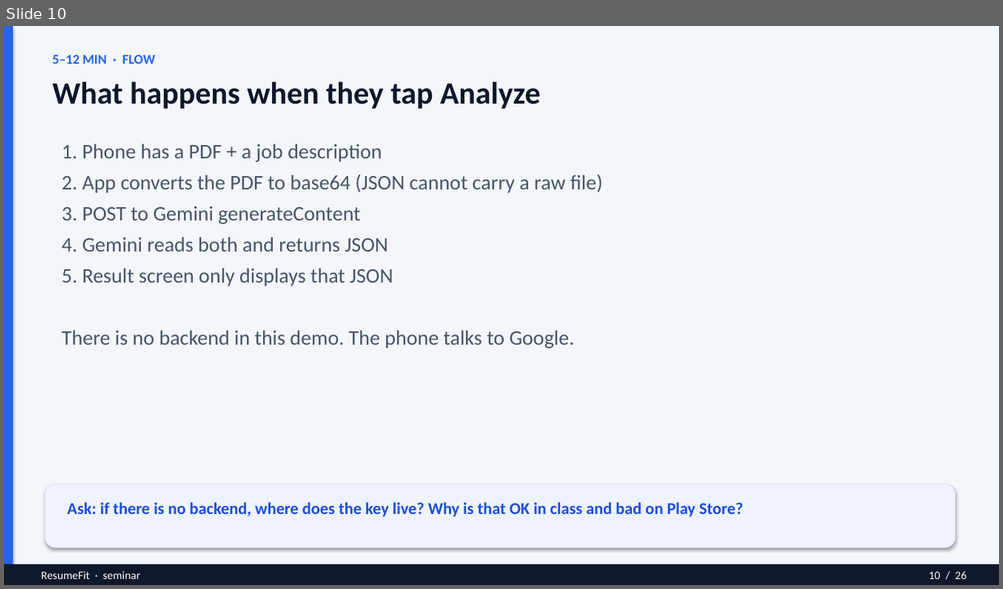
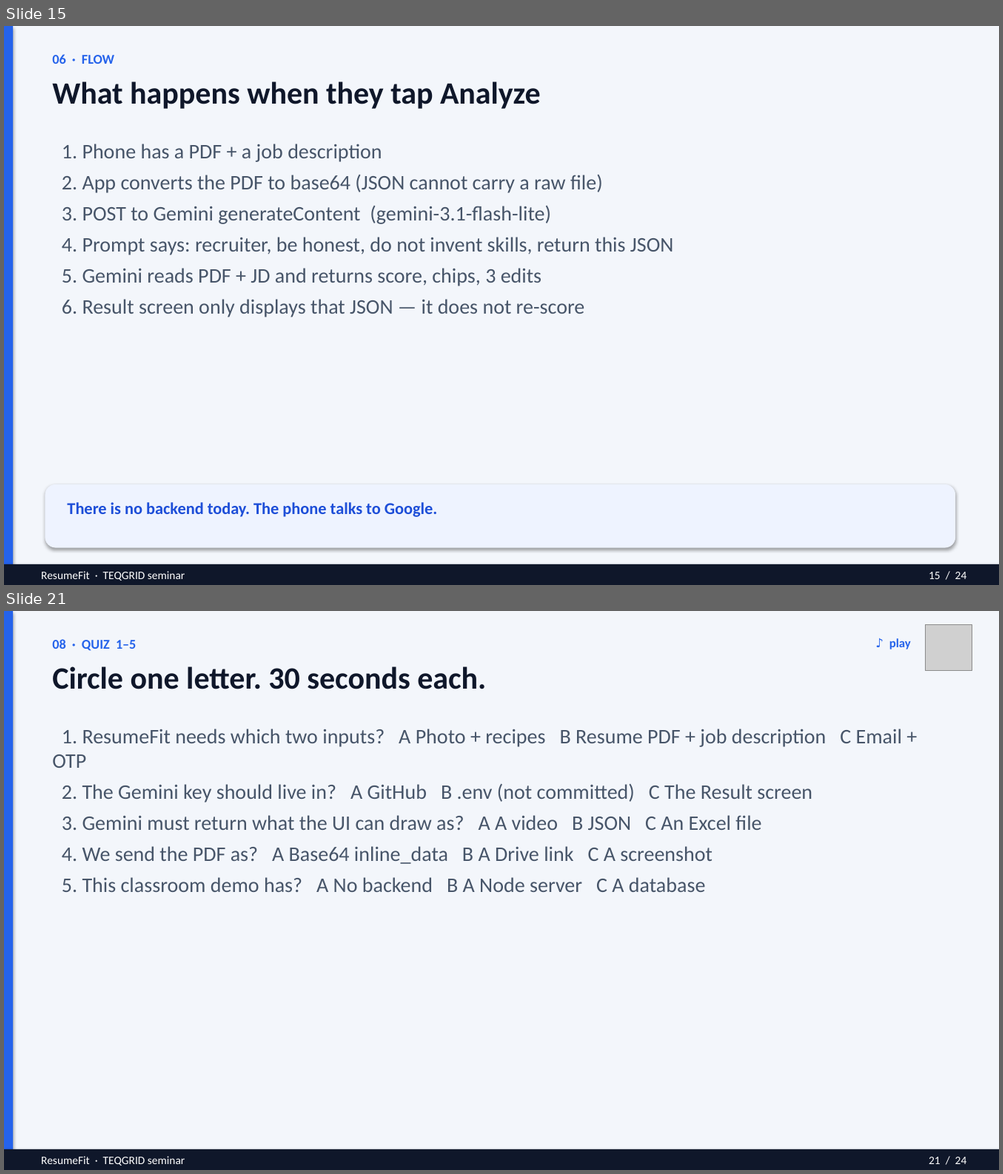
Before and after one commit to Aishwaryaofficial/resume-fit, a slide deck: ResumeFit-Seminar.pptx. Shown one above the other, each under a label of ours: slide 10 before the commit, slides 15 and 21 after it; the slides between them are not shown. The pictures are 1003x589 and 1003x1174 pixels, drawn with LibreOffice and Linux fonts; fonts in the diff are those of the drawing; grey boxes stand for pictures. Boxes give left, top, right and bottom in pixels: in the first picture for what was removed or moved away, otherwise in the second. Text is boxed around its words. In the diff, an @@ line names an element or a change of style, - is before the commit and + after.

```diff
--- a/ResumeFit-Seminar.pptx
+++ b/ResumeFit-Seminar.pptx
@@ slide 21 added at [4, 611, 999, 1170], background #FFFFFF @@
@@ rectangle added at [4, 611, 999, 1170], fill #F3F6FB @@
@@ rectangle added at [4, 611, 13, 1170], fill #2563EB @@
@@ picture added at [925, 624, 972, 671] @@
@@ text added at [52, 639, 136, 651], 13 pt, text #2563EB, bold @@
+08 · QUIZ 1–5
@@ text added at [889, 638, 910, 649], 12 pt, text #2563EB, bold @@
+♪ play
@@ text added at [52, 667, 486, 689], 30 pt, text #0F172A, bold @@
+Circle one letter. 30 seconds each.
@@ text added at [52, 729, 902, 892], 20 pt, text #475569 @@
+1. ResumeFit needs which two inputs? A Photo + recipes B Resume PDF + job description C Email + OTP
+2. The Gemini key should live in? A GitHub B .env (not committed) C The Result screen
+3. Gemini must return what the UI can draw as? A A video B JSON C An Excel file
+4. We send the PDF as? A Base64 inline_data B A Drive link C A screenshot
+5. This classroom demo has? A No backend B A Node server C A database
@@ rectangle added at [4, 1150, 999, 1170], fill #0F172A @@
@@ text added at [41, 1156, 185, 1166], 11 pt, text #FFFFFF @@
+ResumeFit · TEQGRID seminar
@@ text added at [928, 1157, 967, 1165], 11 pt, text #FFFFFF @@
+21 / 24
@@ what was slide 10 is now slide 15 @@
@@ slide 15 changed as well @@
@@ text at [52, 54, 114, 64]: text changed @@
-5–12 MIN · FLOW
+06 · FLOW
@@ text at [62, 206, 673, 318]: text changed @@
-3. POST to Gemini generateContent
-4. Gemini reads both and returns JSON
-5. Result screen only displays that JSON
-There is no backend in this demo. The phone talks to Google.
+3. POST to Gemini generateContent (gemini-3.1-flash-lite)
+4. Prompt says: recruiter, be honest, do not invent skills, return this JSON
+5. Gemini reads PDF + JD and returns score, chips, 3 edits
+6. Result screen only displays that JSON — it does not re-score
@@ text at [67, 503, 438, 517]: text changed @@
-Ask: if there is no backend, where does the key live? Why is that OK in class and bad on Play Store?
+There is no backend today. The phone talks to Google.
@@ text at [41, 571, 185, 581]: text changed @@
-ResumeFit · seminar
+ResumeFit · TEQGRID seminar
@@ text at [928, 572, 967, 580]: text changed @@
-10 / 26
+15 / 24
```
Also in this commit, not shown: 11 other slides changed, 11 other slides added, 14 slides removed, 3 other files.
